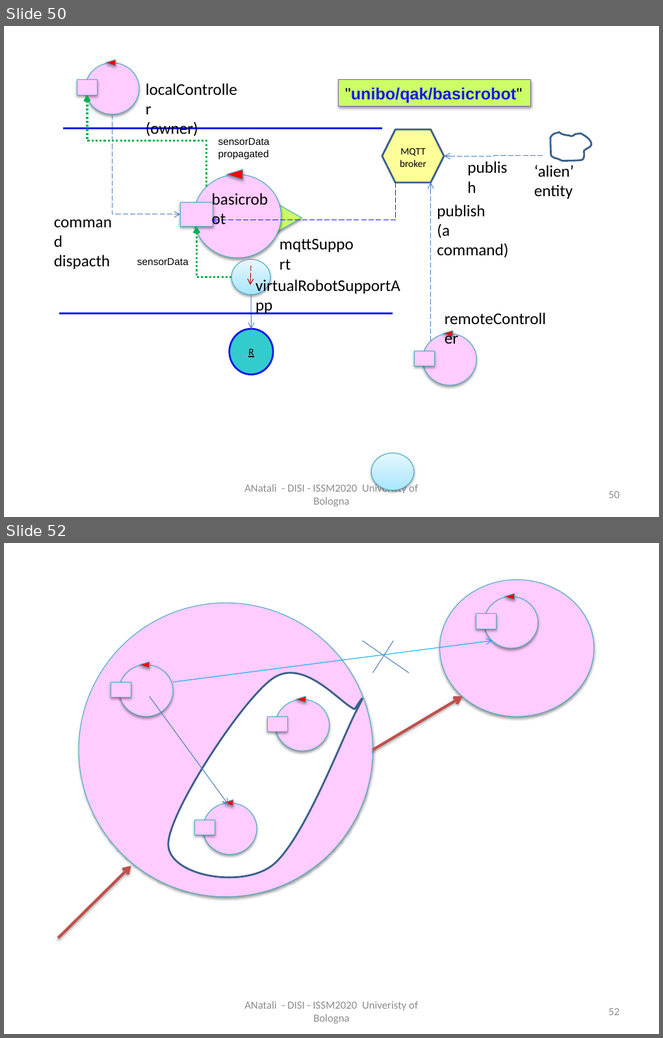
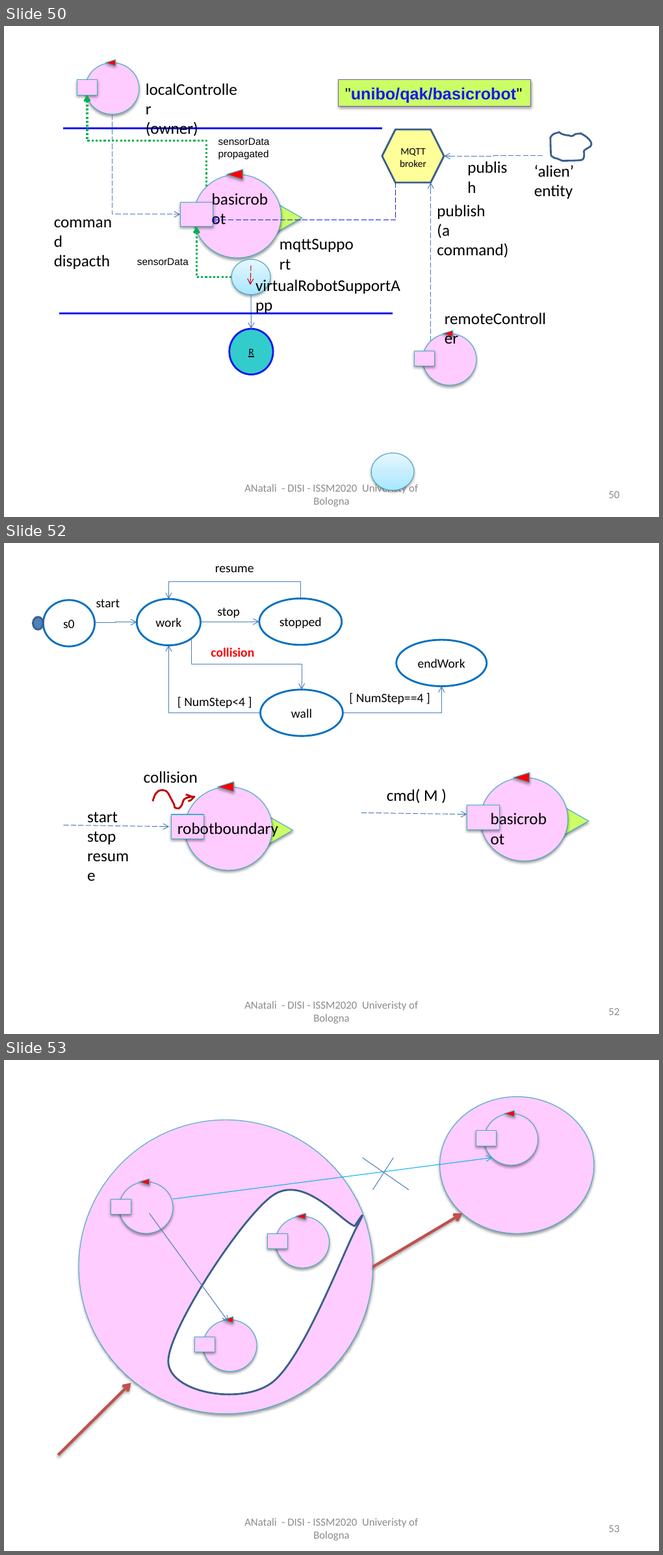
Before and after one commit to anatali/iss2020LabBo, a slide deck: it.unibo.issLabStart/userDocs/ISSM2020.pptx. Shown one above the other, each under a label of ours: slides 50 and 52 before the commit, slides 50, 52 and 53 after it; the slides between them are not shown. The pictures are 663x1038 and 663x1555 pixels, drawn with LibreOffice and Linux fonts; fonts in the diff are those of the drawing. Boxes give left, top, right and bottom in pixels: in the first picture for what was removed or moved away, otherwise in the second. Text is boxed around its words. In the diff, an @@ line names an element or a change of style, - is before the commit and + after.

```diff
--- a/it.unibo.issLabStart/userDocs/ISSM2020.pptx
+++ b/it.unibo.issLabStart/userDocs/ISSM2020.pptx
@@ slide 52 added at <box>4,543,659,1034</box>, background #FFFFFF @@
@@ text added at <box>215,566,254,572</box>, 14 pt, text #000000 @@
+resume
@@ ellipse added at <box>43,600,95,646</box>, fill #FFFFFF, outline #0070C0 2 pt, 14 pt, text #000000 @@
+s0
@@ text added at <box>96,599,120,607</box>, 14 pt, text #000000 @@
+start
@@ ellipse added at <box>137,599,200,645</box>, fill #FFFFFF, outline #0070C0 2 pt, 14 pt, text #000000 @@
+work
@@ elbow arrow added from (301, 599) to (168, 599), #4B7EBC 0.75 pt @@
@@ ellipse added at <box>259,599,342,645</box>, fill #FFFFFF, outline #0070C0 2 pt, 14 pt, text #000000 @@
+stopped
@@ ellipse added at <box>33,617,43,630</box>, fill #4F81BD, outline #3A5F8C 2 pt @@
@@ text added at <box>217,607,239,618</box>, 14 pt, text #000000 @@
+stop
@@ elbow arrow added from (95, 622) to (137, 622), #4B7EBC 0.75 pt @@
@@ elbow arrow added from (191, 639) to (302, 690), #4B7EBC 0.75 pt @@
@@ elbow arrow added from (200, 622) to (259, 622), #4B7EBC 0.75 pt @@
@@ ellipse added at <box>397,640,487,687</box>, fill #FFFFFF, outline #0070C0 2 pt, 14 pt, text #000000 @@
+endWork
@@ elbow arrow added from (260, 713) to (168, 645), #4B7EBC 0.75 pt @@
@@ text added at <box>211,648,254,657</box>, 14 pt, text #FF0000, bold @@
+collision
@@ text added at <box>184,698,245,708</box>, 14 pt, text #000000 @@
+[ NumStep<4 ]
@@ ellipse added at <box>260,690,343,736</box>, fill #FFFFFF, outline #0070C0 2 pt, 14 pt, text #000000 @@
+wall
@@ elbow arrow added from (343, 713) to (441, 687), #4B7EBC 0.75 pt @@
@@ text added at <box>356,694,424,704</box>, 14 pt, text #000000 @@
+[ NumStep==4 ]
@@ text added at <box>144,771,198,783</box>, 18 pt, text #000000 @@
+collision
@@ freeform shape added at <box>153,790,195,808</box>, outline #C00000 2 pt @@
@@ freeform shape added at <box>186,795,194,798</box>, outline #C00000 2 pt @@
@@ text added at <box>387,789,438,803</box>, 18 pt, text #000000 @@
+cmd( M )
@@ text added at <box>87,812,118,845</box>, 18 pt, text #000000 @@
+start
+stop
+resume
@@ freeform shape added at <box>188,797,194,802</box>, outline #C00000 2 pt @@
@@ arrow added from (361, 813) to (467, 814), #4B7EBC 0.75 pt dashed @@
@@ group added at <box>467,773,589,861</box>: 2 triangles, 1 ellipse, 1 rectangle, 1 text @@
+basicrobot
@@ arrow added from (64, 825) to (169, 826), #4B7EBC 0.75 pt dashed @@
@@ group added at <box>171,782,293,871</box>: 2 triangles, 1 ellipse, 1 rectangle, 1 text @@
+robotboundary
@@ text added at <box>244,1001,418,1024</box>, 12 pt, text #8C8C8C @@
+ANatali - DISI - ISSM2020 Univeristy of Bologna
@@ page number added at <box>608,1008,620,1016</box>, 12 pt, text #8C8C8C @@
+52
@@ what was slide 52 is now slide 53 @@
@@ page number at <box>608,1525,620,1533</box>: text changed @@
-52
+53
```
Also in this commit, not shown: 4 slides changed, 30 other files.
